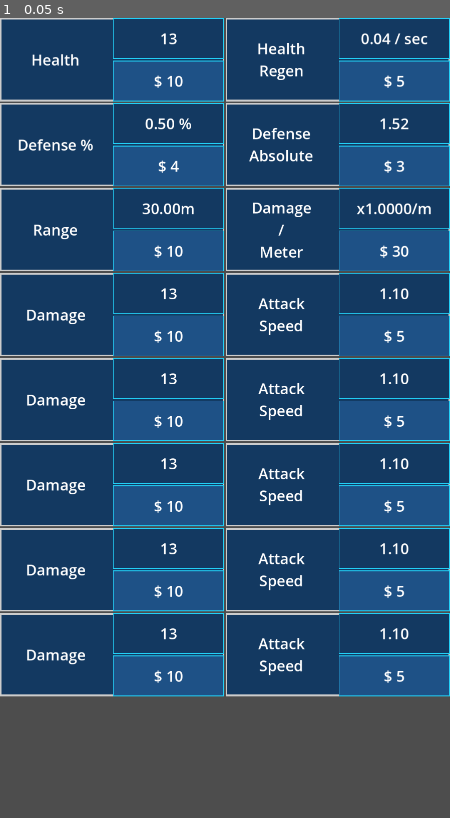
Above: before the commit, frame 1.
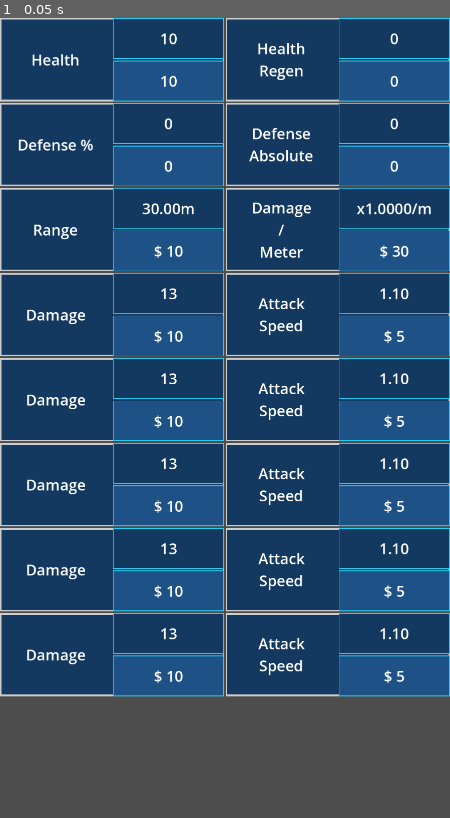
Above: after the commit, the same moment.

Repository: ascyrax/circle-defence
Game: Godot game, scene res://defense_upgrades.tscn
Same seed, same stepped clock (60 frames per second), same inputs: the game is played once before the commit and once after it. This scene is started directly instead of the project's main scene.
Inputs:
- Up to frame 1 (0.05 s): no input

The runs differ from the first frame. In frame 1, 0.4% of the frame differs, in the area x 32-96%, y 1-20%.

Commit message:
gui_input updates defense upgrade options

Diff:
--- a/attack_upgrades.gd
+++ b/attack_upgrades.gd
@@ -6,10 +6,6 @@
 	call_deferred("_update_attack_upgrade_values", 5.0)
 	GlobalData.attack_upgrade_values_updated.connect(_update_attack_upgrade_values)
 
-
-# Called every frame. 'delta' is the elapsed time since the previous frame.
-func _process(delta: float) -> void:
-	pass
 
 func _update_attack_upgrade_values(_unusedUpdateValue:float):
 	# VALUES
--- /dev/null
+++ b/defense_upgrades.gd
@@ -0,0 +1,59 @@
+extends Control
+
+
+# Called when the node enters the scene tree for the first time.
+func _ready() -> void:
+	call_deferred("_update_defense_upgrade_values", 5.0)
+	GlobalData.defense_upgrade_values_updated.connect(_update_defense_upgrade_values)
+
+func _update_defense_upgrade_values(_unusedUpdateValue:float):
+	# VALUES
+	var healthValue = GlobalData.get_health()
+	var healthLabel = $"ScrollContainer/VBoxContainer/Health/Health/HBoxContainer/VBoxContainer/Value" as Label
+	healthLabel.text = str(healthValue)
+
+	var healthRegenerationValue = GlobalData.get_health_regeneration()
+	var healthRegenerationLabel = $"ScrollContainer/VBoxContainer/Health/HealthRegeneration/HBoxContainer/VBoxContainer/Value" as Label
+	healthRegenerationLabel.text = str(healthRegenerationValue)
+
+	var criticalChanceValue = GlobalData.get_defense_percentage()
+	var criticalChanceLabel = $"ScrollContainer/VBoxContainer/Defense/Percentage/HBoxContainer/VBoxContainer/Value" as Label
+	criticalChanceLabel.text = str(criticalChanceValue)
+
+	var criticalFactorValue = GlobalData.get_defense_absolute()
+	var criticalFactorLabel = $"ScrollContainer/VBoxContainer/Defense/Absolute/HBoxContainer/VBoxContainer/Value" as Label
+	criticalFactorLabel.text = str(criticalFactorValue)
+
+	# UPGRADE COST
+	var healthUpgradeCostValue = GlobalData.get_health_upgrade_cost()
+	var healthUpgradeCostLabel = $"ScrollContainer/VBoxContainer/Health/Health/HBoxContainer/VBoxContainer/UpgradeCost" as Label
+	healthUpgradeCostLabel.text = str(healthUpgradeCostValue)
+
+	var healthRegenerationUpgradeCostValue = GlobalData.get_health_regeneration_upgrade_cost()
+	var healthRegenerationUpgradeCostLabel = $"ScrollContainer/VBoxContainer/Health/HealthRegeneration/HBoxContainer/VBoxContainer/UpgradeCost" as Label
+	healthRegenerationUpgradeCostLabel.text = str(healthRegenerationUpgradeCostValue)
+
+	var defensePercentageUpgradeCostValue = GlobalData.get_defense_percentage_upgrade_cost()
+	var defensePercentageUpgradeCostLabel = $"ScrollContainer/VBoxContainer/Defense/Percentage/HBoxContainer/VBoxContainer/UpgradeCost" as Label
+	defensePercentageUpgradeCostLabel.text = str(defensePercentageUpgradeCostValue)
+
+	var defenseAbsoluteUpgradeCostValue = GlobalData.get_defense_absolute_upgrade_cost()
+	var defenseAbsoluteUpgradeCostLabel = $"ScrollContainer/VBoxContainer/Defense/Absolute/HBoxContainer/VBoxContainer/UpgradeCost" as Label
+	defenseAbsoluteUpgradeCostLabel.text = str(defenseAbsoluteUpgradeCostValue)
+
+
+func _upgrade_health(event: InputEvent):
+	if(event is InputEventMouseButton or event is InputEventScreenTouch):
+		GlobalData.update_health(1.0)
+
+func _upgrade_health_regeneration(event: InputEvent):
+	if(event is InputEventMouseButton or event is InputEventScreenTouch):
+		GlobalData.update_health_regeneration(0.1)
+
+func _upgrade_defense_percentage(event: InputEvent):
+	if(event is InputEventMouseButton or event is InputEventScreenTouch):
+		GlobalData.update_defense_percentage(1.0)
+
+func _upgrade_defense_absolute(event: InputEvent):
+	if(event is InputEventMouseButton or event is InputEventScreenTouch):
+		GlobalData.update_defense_absolute(0.1)
--- a/defense_upgrades.tscn
+++ b/defense_upgrades.tscn
@@ -1,4 +1,6 @@
-[gd_scene load_steps=4 format=3 uid="uid://b3j6c2utk102t"]
+[gd_scene load_steps=5 format=3 uid="uid://b3j6c2utk102t"]
+
+[ext_resource type="Script" path="res://defense_upgrades.gd" id="1_jckbu"]
 
 [sub_resource type="StyleBoxFlat" id="StyleBoxFlat_2irwn"]
 bg_color = Color(0.0745098, 0.223529, 0.380392, 1)
@@ -32,6 +34,7 @@
 grow_vertical = 2
 size_flags_horizontal = 3
 size_flags_vertical = 3
+script = ExtResource("1_jckbu")
 
 [node name="ScrollContainer" type="ScrollContainer" parent="."]
 layout_mode = 1
@@ -55,16 +58,16 @@
 size_flags_horizontal = 3
 theme_override_styles/panel = SubResource("StyleBoxFlat_2irwn")
 
-[node name="Health" type="HBoxContainer" parent="ScrollContainer/VBoxContainer/Health/Health"]
-layout_mode = 1
-anchors_preset = 15
-anchor_right = 1.0
-anchor_bottom = 1.0
-grow_horizontal = 2
-grow_vertical = 2
-size_flags_horizontal = 3
-
-[node name="Title" type="Label" parent="ScrollContainer/VBoxContainer/Health/Health/Health"]
+[node name="HBoxContainer" type="HBoxContainer" parent="ScrollContainer/VBoxContainer/Health/Health"]
+layout_mode = 1
+anchors_preset = 15
+anchor_right = 1.0
+anchor_bottom = 1.0
+grow_horizontal = 2
+grow_vertical = 2
+size_flags_horizontal = 3
+
+[node name="Title" type="Label" parent="ScrollContainer/VBoxContainer/Health/Health/HBoxContainer"]
 layout_mode = 2
 size_flags_horizontal = 3
 size_flags_vertical = 1
@@ -74,11 +77,11 @@
 horizontal_alignment = 1
 vertical_alignment = 1
 
-[node name="VBoxContainer" type="VBoxContainer" parent="ScrollContainer/VBoxContainer/Health/Health/Health"]
-layout_mode = 2
-size_flags_horizontal = 3
-
-[node name="Value" type="Label" parent="ScrollContainer/VBoxContainer/Health/Health/Health/VBoxContainer"]
+[node name="VBoxContainer" type="VBoxContainer" parent="ScrollContainer/VBoxContainer/Health/Health/HBoxContainer"]
+layout_mode = 2
+size_flags_horizontal = 3
+
+[node name="Value" type="Label" parent="ScrollContainer/VBoxContainer/Health/Health/HBoxContainer/VBoxContainer"]
 layout_mode = 2
 size_flags_vertical = 3
 theme_override_font_sizes/font_size = 36
@@ -88,30 +91,31 @@
 horizontal_alignment = 1
 vertical_alignment = 1
 
-[node name="UpgradeCost" type="Label" parent="ScrollContainer/VBoxContainer/Health/Health/Health/VBoxContainer"]
-layout_mode = 2
-size_flags_vertical = 3
+[node name="UpgradeCost" type="Label" parent="ScrollContainer/VBoxContainer/Health/Health/HBoxContainer/VBoxContainer"]
+layout_mode = 2
+size_flags_vertical = 3
+mouse_filter = 1
 theme_override_font_sizes/font_size = 36
 theme_override_styles/normal = SubResource("StyleBoxFlat_7nfec")
 text = "$ 10"
 horizontal_alignment = 1
 vertical_alignment = 1
 
-[node name="HealthRegen" type="Panel" parent="ScrollContainer/VBoxContainer/Health"]
-layout_mode = 2
-size_flags_horizontal = 3
-theme_override_styles/panel = SubResource("StyleBoxFlat_2irwn")
-
-[node name="HealthRegen" type="HBoxContainer" parent="ScrollContainer/VBoxContainer/Health/HealthRegen"]
-layout_mode = 1
-anchors_preset = 15
-anchor_right = 1.0
-anchor_bottom = 1.0
-grow_horizontal = 2
-grow_vertical = 2
-size_flags_horizontal = 3
-
-[node name="Title" type="Label" parent="ScrollContainer/VBoxContainer/Health/HealthRegen/HealthRegen"]
+[node name="HealthRegeneration" type="Panel" parent="ScrollContainer/VBoxContainer/Health"]
+layout_mode = 2
+size_flags_horizontal = 3
+theme_override_styles/panel = SubResource("StyleBoxFlat_2irwn")
+
+[node name="HBoxContainer" type="HBoxContainer" parent="ScrollContainer/VBoxContainer/Health/HealthRegeneration"]
+layout_mode = 1
+anchors_preset = 15
+anchor_right = 1.0
+anchor_bottom = 1.0
+grow_horizontal = 2
+grow_vertical = 2
+size_flags_horizontal = 3
+
+[node name="Title" type="Label" parent="ScrollContainer/VBoxContainer/Health/HealthRegeneration/HBoxContainer"]
 layout_mode = 2
 size_flags_horizontal = 3
 size_flags_vertical = 1
@@ -121,11 +125,11 @@
 horizontal_alignment = 1
 vertical_alignment = 1
 
-[node name="VBoxContainer" type="VBoxContainer" parent="ScrollContainer/VBoxContainer/Health/HealthRegen/HealthRegen"]
-layout_mode = 2
-size_flags_horizontal = 3
-
-[node name="Value" type="Label" parent="ScrollContainer/VBoxContainer/Health/HealthRegen/HealthRegen/VBoxContainer"]
+[node name="VBoxContainer" type="VBoxContainer" parent="ScrollContainer/VBoxContainer/Health/HealthRegeneration/HBoxContainer"]
+layout_mode = 2
+size_flags_horizontal = 3
+
+[node name="Value" type="Label" parent="ScrollContainer/VBoxContainer/Health/HealthRegeneration/HBoxContainer/VBoxContainer"]
 layout_mode = 2
 size_flags_vertical = 3
 theme_override_font_sizes/font_size = 36
@@ -134,9 +138,10 @@
 horizontal_alignment = 1
 vertical_alignment = 1
 
-[node name="UpgradeCost" type="Label" parent="ScrollContainer/VBoxContainer/Health/HealthRegen/HealthRegen/VBoxContainer"]
-layout_mode = 2
-size_flags_vertical = 3
+[node name="UpgradeCost" type="Label" parent="ScrollContainer/VBoxContainer/Health/HealthRegeneration/HBoxContainer/VBoxContainer"]
+layout_mode = 2
+size_flags_vertical = 3
+mouse_filter = 1
 theme_override_font_sizes/font_size = 36
 theme_override_styles/normal = SubResource("StyleBoxFlat_7nfec")
 text = "$ 5
@@ -149,21 +154,21 @@
 layout_mode = 2
 size_flags_vertical = 3
 
-[node name="Percent" type="Panel" parent="ScrollContainer/VBoxContainer/Defense"]
-layout_mode = 2
-size_flags_horizontal = 3
-theme_override_styles/panel = SubResource("StyleBoxFlat_2irwn")
-
-[node name="Percent" type="HBoxContainer" parent="ScrollContainer/VBoxContainer/Defense/Percent"]
-layout_mode = 1
-anchors_preset = 15
-anchor_right = 1.0
-anchor_bottom = 1.0
-grow_horizontal = 2
-grow_vertical = 2
-size_flags_horizontal = 3
-
-[node name="Title" type="Label" parent="ScrollContainer/VBoxContainer/Defense/Percent/Percent"]
+[node name="Percentage" type="Panel" parent="ScrollContainer/VBoxContainer/Defense"]
+layout_mode = 2
+size_flags_horizontal = 3
+theme_override_styles/panel = SubResource("StyleBoxFlat_2irwn")
+
+[node name="HBoxContainer" type="HBoxContainer" parent="ScrollContainer/VBoxContainer/Defense/Percentage"]
+layout_mode = 1
+anchors_preset = 15
+anchor_right = 1.0
+anchor_bottom = 1.0
+grow_horizontal = 2
+grow_vertical = 2
+size_flags_horizontal = 3
+
+[node name="Title" type="Label" parent="ScrollContainer/VBoxContainer/Defense/Percentage/HBoxContainer"]
 layout_mode = 2
 size_flags_horizontal = 3
 size_flags_vertical = 1
@@ -172,11 +177,11 @@
 horizontal_alignment = 1
 vertical_alignment = 1
 
-[node name="VBoxContainer" type="VBoxContainer" parent="ScrollContainer/VBoxContainer/Defense/Percent/Percent"]
-layout_mode = 2
-size_flags_horizontal = 3
-
-[node name="Value" type="Label" parent="ScrollContainer/VBoxContainer/Defense/Percent/Percent/VBoxContainer"]
+[node name="VBoxContainer" type="VBoxContainer" parent="ScrollContainer/VBoxContainer/Defense/Percentage/HBoxContainer"]
+layout_mode = 2
+size_flags_horizontal = 3
+
+[node name="Value" type="Label" parent="ScrollContainer/VBoxContainer/Defense/Percentage/HBoxContainer/VBoxContainer"]
 layout_mode = 2
 size_flags_vertical = 3
 theme_override_font_sizes/font_size = 36
@@ -185,9 +190,10 @@
 horizontal_alignment = 1
 vertical_alignment = 1
 
-[node name="UpgradeCost" type="Label" parent="ScrollContainer/VBoxContainer/Defense/Percent/Percent/VBoxContainer"]
-layout_mode = 2
-size_flags_vertical = 3
+[node name="UpgradeCost" type="Label" parent="ScrollContainer/VBoxContainer/Defense/Percentage/HBoxContainer/VBoxContainer"]
+layout_mode = 2
+size_flags_vertical = 3
+mouse_filter = 1
 theme_override_font_sizes/font_size = 36
 theme_override_styles/normal = SubResource("StyleBoxFlat_7nfec")
 text = "$ 4"
@@ -199,16 +205,16 @@
 size_flags_horizontal = 3
 theme_override_styles/panel = SubResource("StyleBoxFlat_2irwn")
 
-[node name="Absolute" type="HBoxContainer" parent="ScrollContainer/VBoxContainer/Defense/Absolute"]
-layout_mode = 1
-anchors_preset = 15
-anchor_right = 1.0
-anchor_bottom = 1.0
-grow_horizontal = 2
-grow_vertical = 2
-size_flags_horizontal = 3
-
-[node name="Title" type="Label" parent="ScrollContainer/VBoxContainer/Defense/Absolute/Absolute"]
+[node name="HBoxContainer" type="HBoxContainer" parent="ScrollContainer/VBoxContainer/Defense/Absolute"]
+layout_mode = 1
+anchors_preset = 15
+anchor_right = 1.0
+anchor_bottom = 1.0
+grow_horizontal = 2
+grow_vertical = 2
+size_flags_horizontal = 3
+
+[node name="Title" type="Label" parent="ScrollContainer/VBoxContainer/Defense/Absolute/HBoxContainer"]
 layout_mode = 2
 size_flags_horizontal = 3
 size_flags_vertical = 1
@@ -218,11 +224,11 @@
 horizontal_alignment = 1
 vertical_alignment = 1
 
-[node name="VBoxContainer" type="VBoxContainer" parent="ScrollContainer/VBoxContainer/Defense/Absolute/Absolute"]
-layout_mode = 2
-size_flags_horizontal = 3
-
-[node name="Value" type="Label" parent="ScrollContainer/VBoxContainer/Defense/Absolute/Absolute/VBoxContainer"]
+[node name="VBoxContainer" type="VBoxContainer" parent="ScrollContainer/VBoxContainer/Defense/Absolute/HBoxContainer"]
+layout_mode = 2
+size_flags_horizontal = 3
+
+[node name="Value" type="Label" parent="ScrollContainer/VBoxContainer/Defense/Absolute/HBoxContainer/VBoxContainer"]
 layout_mode = 2
 size_flags_vertical = 3
 theme_override_font_sizes/font_size = 36
@@ -231,9 +237,10 @@
 horizontal_alignment = 1
 vertical_alignment = 1
 
-[node name="UpgradeCost" type="Label" parent="ScrollContainer/VBoxContainer/Defense/Absolute/Absolute/VBoxContainer"]
-layout_mode = 2
-size_flags_vertical = 3
+[node name="UpgradeCost" type="Label" parent="ScrollContainer/VBoxContainer/Defense/Absolute/HBoxContainer/VBoxContainer"]
+layout_mode = 2
+size_flags_vertical = 3
+mouse_filter = 1
 theme_override_font_sizes/font_size = 36
 theme_override_styles/normal = SubResource("StyleBoxFlat_7nfec")
 text = "$ 3
@@ -828,3 +835,8 @@
 "
 horizontal_alignment = 1
 vertical_alignment = 1
+
+[connection signal="gui_input" from="ScrollContainer/VBoxContainer/Health/Health/HBoxContainer/VBoxContainer/UpgradeCost" to="." method="_upgrade_health"]
+[connection signal="gui_input" from="ScrollContainer/VBoxContainer/Health/HealthRegeneration/HBoxContainer/VBoxContainer/UpgradeCost" to="." method="_upgrade_health_regeneration"]
+[connection signal="gui_input" from="ScrollContainer/VBoxContainer/Defense/Percentage/HBoxContainer/VBoxContainer/UpgradeCost" to="." method="_upgrade_defense_percentage"]
+[connection signal="gui_input" from="ScrollContainer/VBoxContainer/Defense/Absolute/HBoxContainer/VBoxContainer/UpgradeCost" to="." method="_upgrade_defense_absolute"]
--- a/global_data.gd
+++ b/global_data.gd
@@ -108,7 +108,7 @@
 func get_health():
 	return _health
 
-func get_healthRegeneration():
+func get_health_regeneration():
 	return _healthRegeneration
 
 func get_defense_percentage():
